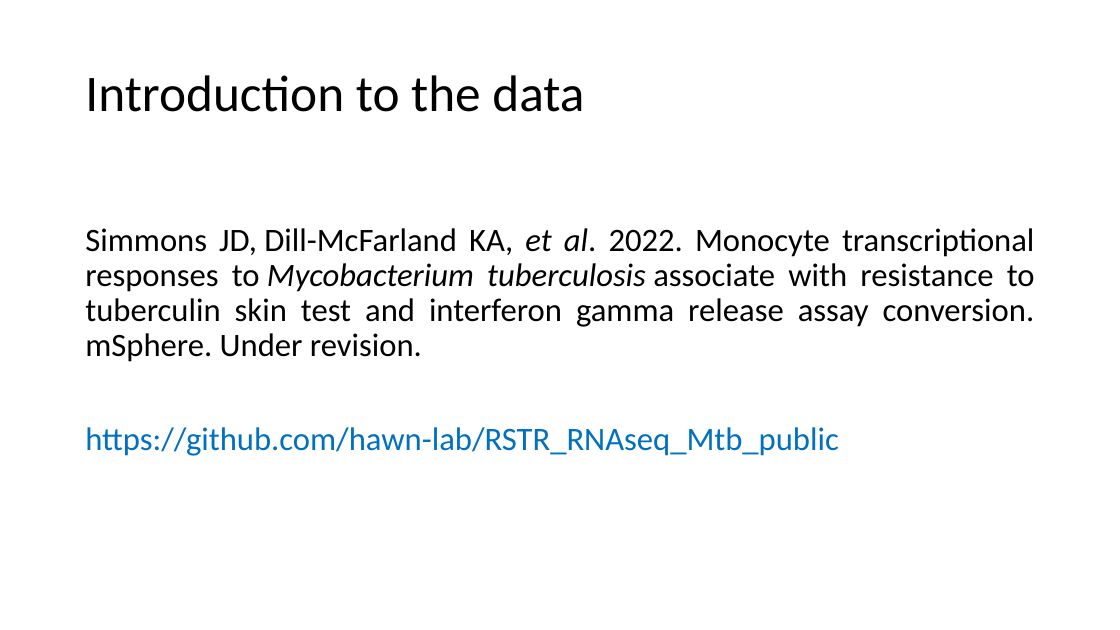
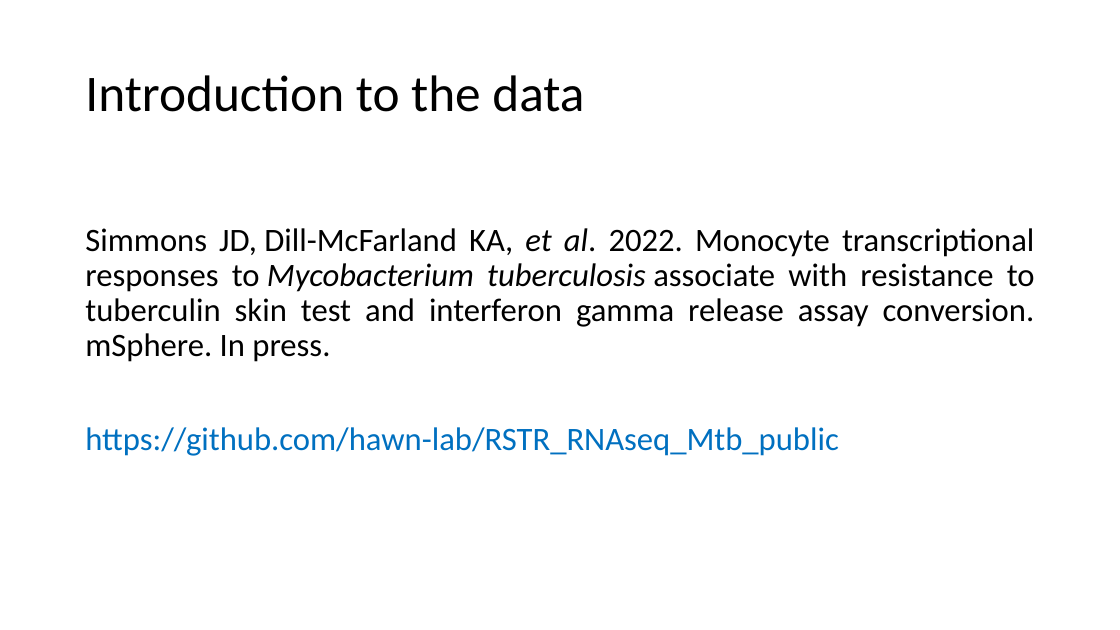
Before and after one commit to BIGslu/2022_ASM_Microbe_RNAseq, a slide deck: slide 9 of 0_welcome/welcome.pptx (slide 8 before the commit). Drawn at 1120x630 pixels with LibreOffice and Linux fonts; fonts in the diff are those of the drawing. Boxes give left, top, right and bottom in pixels: in the first picture for what was removed or moved away, otherwise in the second. Text is boxed around its words. In the diff, an @@ line names an element or a change of style, - is before the commit and + after.

```diff
--- a/0_welcome/welcome.pptx
+++ b/0_welcome/welcome.pptx
@@ text at (85, 228, 1035, 362): text changed @@
-Simmons JD, Dill-McFarland KA, et al. 2022. Monocyte transcriptional responses to Mycobacterium tuberculosis associate with resistance to tuberculin skin test and interferon gamma release assay conversion. mSphere. Under revision.
+Simmons JD, Dill-McFarland KA, et al. 2022. Monocyte transcriptional responses to Mycobacterium tuberculosis associate with resistance to tuberculin skin test and interferon gamma release assay conversion. mSphere. In press.
```
Also in this commit, not shown: 1 slide added.
